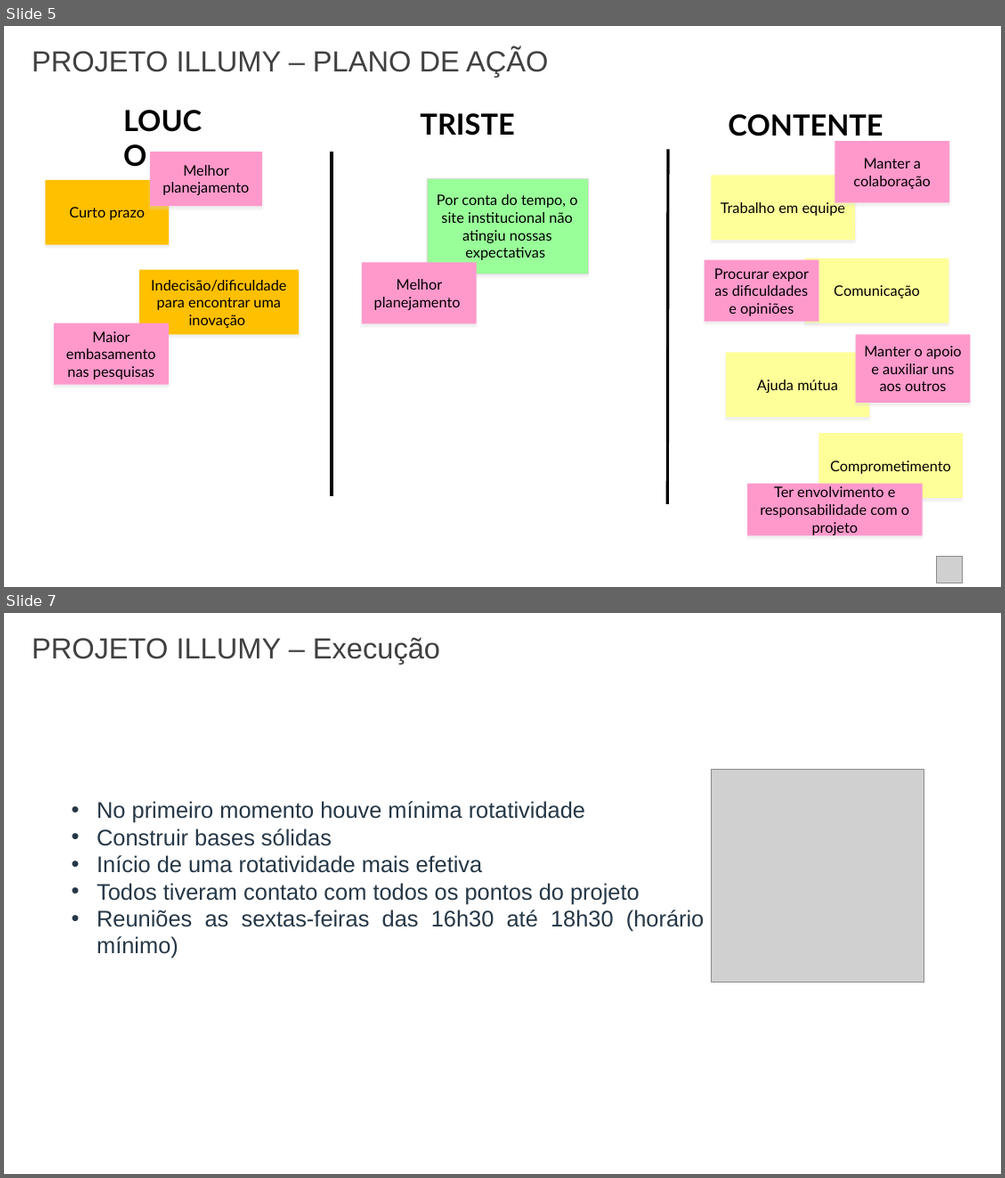
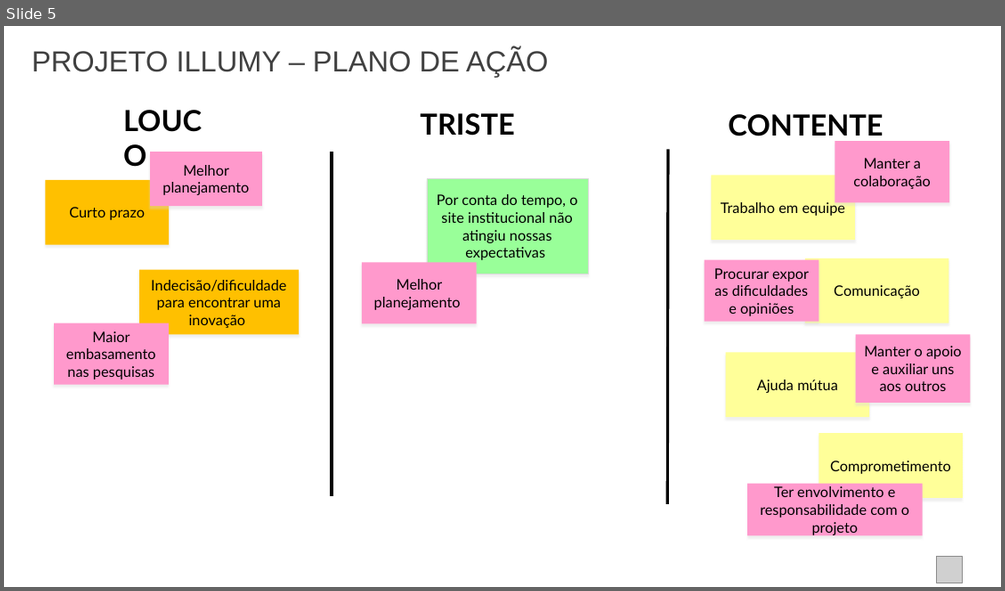
Before and after one commit to guimingardi/C-ynvest, a slide deck: Documentação/Sprint-2/Pesquisa e Inovacao- lições aprendidas.pptx. Shown one above the other, each under a label of ours: slides 5 and 7 before the commit, slide 5 after it; the slides between them are not shown. The pictures are 1005x1178 and 1005x591 pixels, drawn with LibreOffice and Linux fonts; fonts in the diff are those of the drawing; grey boxes stand for pictures. Boxes give left, top, right and bottom in pixels: in the first picture for what was removed or moved away, otherwise in the second. Text is boxed around its words. In the diff, an @@ line names an element or a change of style, - is before the commit and + after.

```diff
--- a/Documentação/Sprint-2/Pesquisa e Inovacao- lições aprendidas.pptx
+++ b/Documentação/Sprint-2/Pesquisa e Inovacao- lições aprendidas.pptx
@@ slide 7 removed at bbox=[4, 613, 1001, 1174], background #FFFFFF @@
@@ text removed at bbox=[32, 637, 440, 664] @@
-PROJETO ILLUMY – Execução
@@ picture removed at bbox=[711, 769, 923, 981] @@
@@ text removed at bbox=[97, 801, 704, 932] @@
-• No primeiro momento houve mínima rotatividade
-• Construir bases sólidas
-• Início de uma rotatividade mais efetiva
-• Todos tiveram contato com todos os pontos do projeto
-• Reuniões as sextas-feiras das 16h30 até 18h30 (horário mínimo)
```
Also in this commit, not shown: 1 slide changed, 3 other slides removed.
